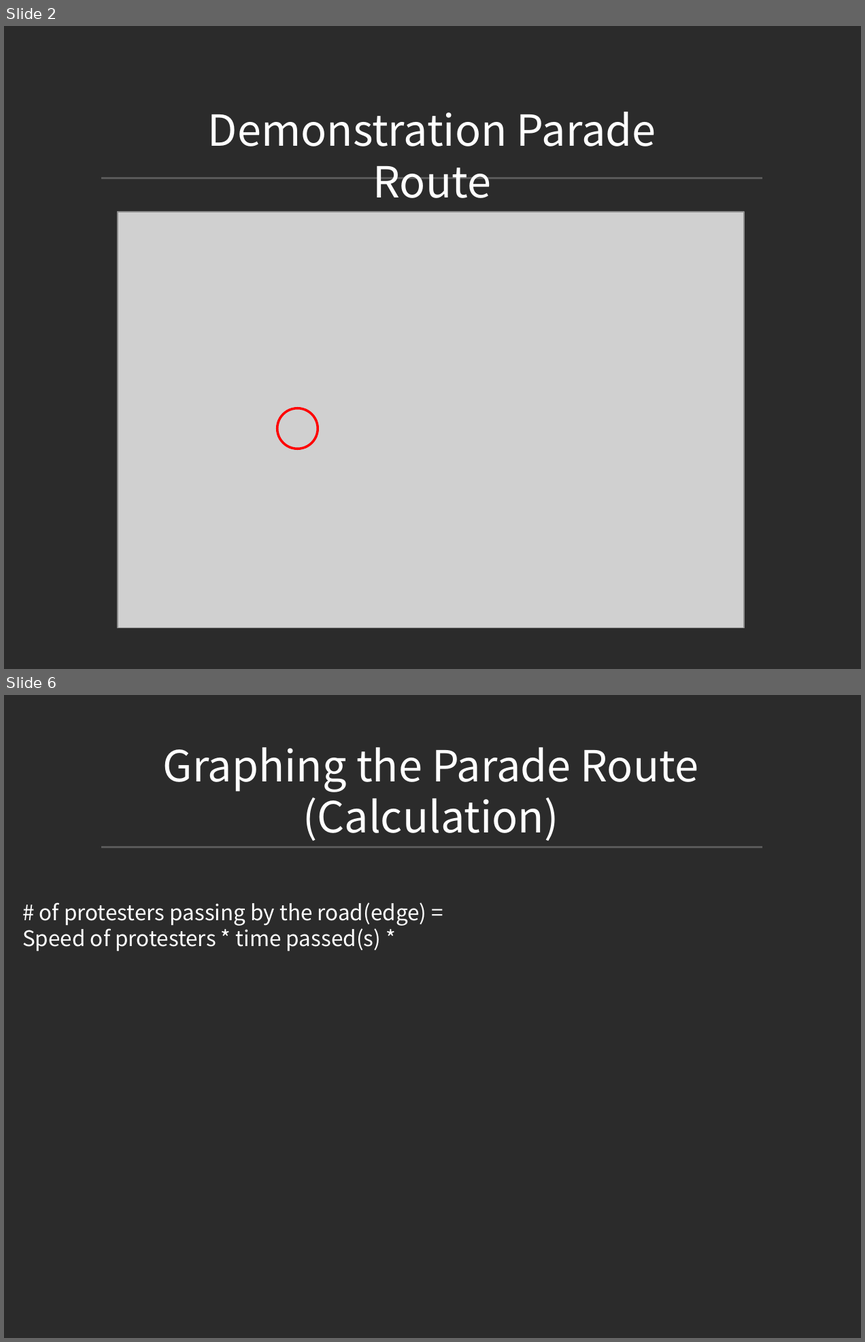
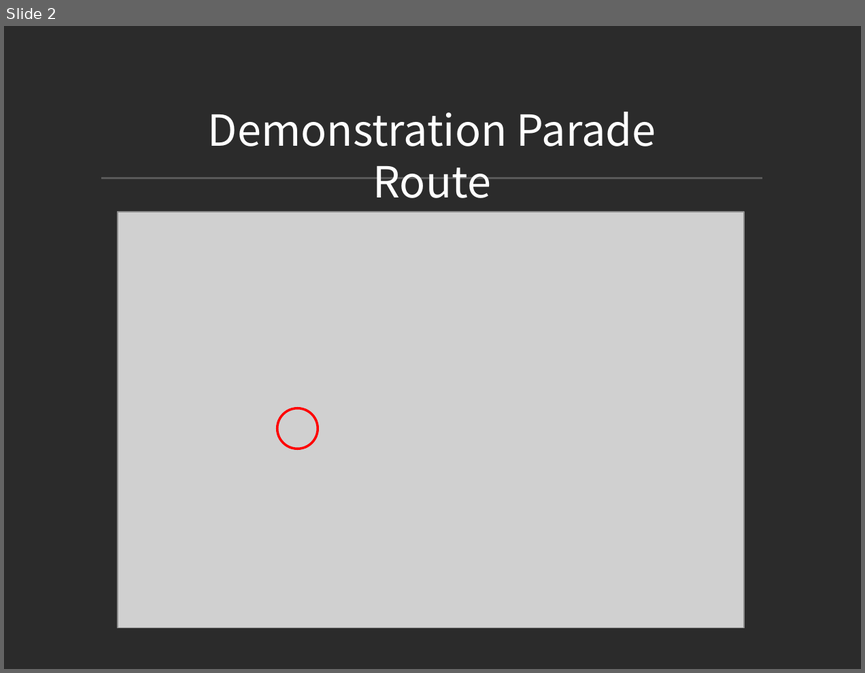
Before and after one commit to jowoni/Data-Structure-Design, a slide deck: Dynamic Graphs/Dynamic Graphs.pptx. Shown one above the other, each under a label of ours: slides 2 and 6 before the commit, slide 2 after it; the slides between them are not shown. The pictures are 865x1342 and 865x673 pixels, drawn with LibreOffice and Linux fonts; fonts in the diff are those of the drawing; grey boxes stand for pictures; background and template pictures are left out; a plain dark background stands for a picture behind light text. Boxes give left, top, right and bottom in pixels: in the first picture for what was removed or moved away, otherwise in the second. Text is boxed around its words. In the diff, an @@ line names an element or a change of style, - is before the commit and + after.

```diff
--- a/Dynamic Graphs/Dynamic Graphs.pptx
+++ b/Dynamic Graphs/Dynamic Graphs.pptx
@@ slide 6 removed at [4,695,861,1338], background picture (left out) @@
@@ text removed at [163,747,698,841] @@
-Graphing the Parade Route
-(Calculation)
@@ line removed from (102, 847) to (762, 847) @@
@@ text removed at [22,902,427,951] @@
-# of protesters passing by the road(edge) =
-Speed of protesters * time passed(s) *
```
Also in this commit, not shown: 4 slides changed, 3 slides added.
